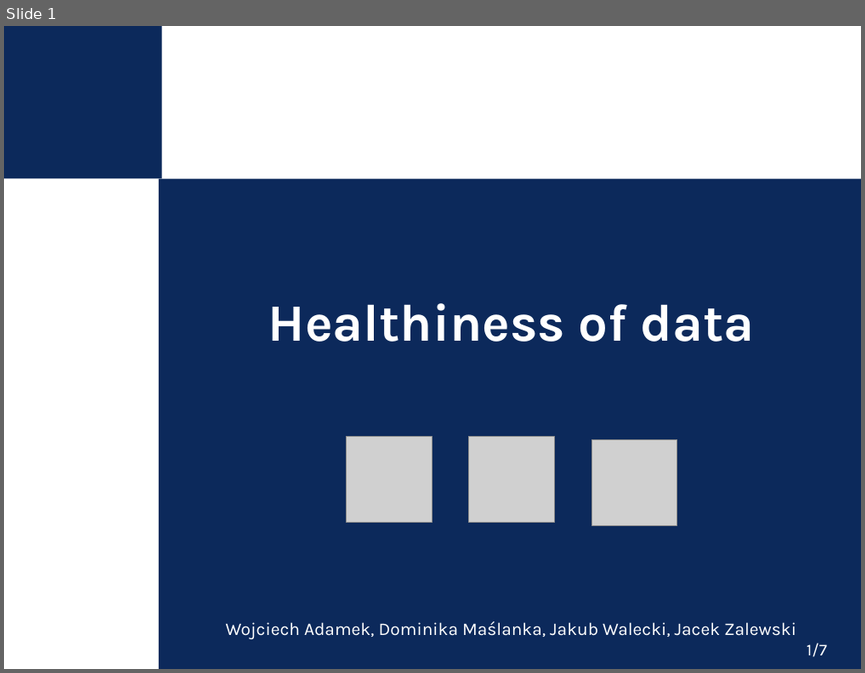
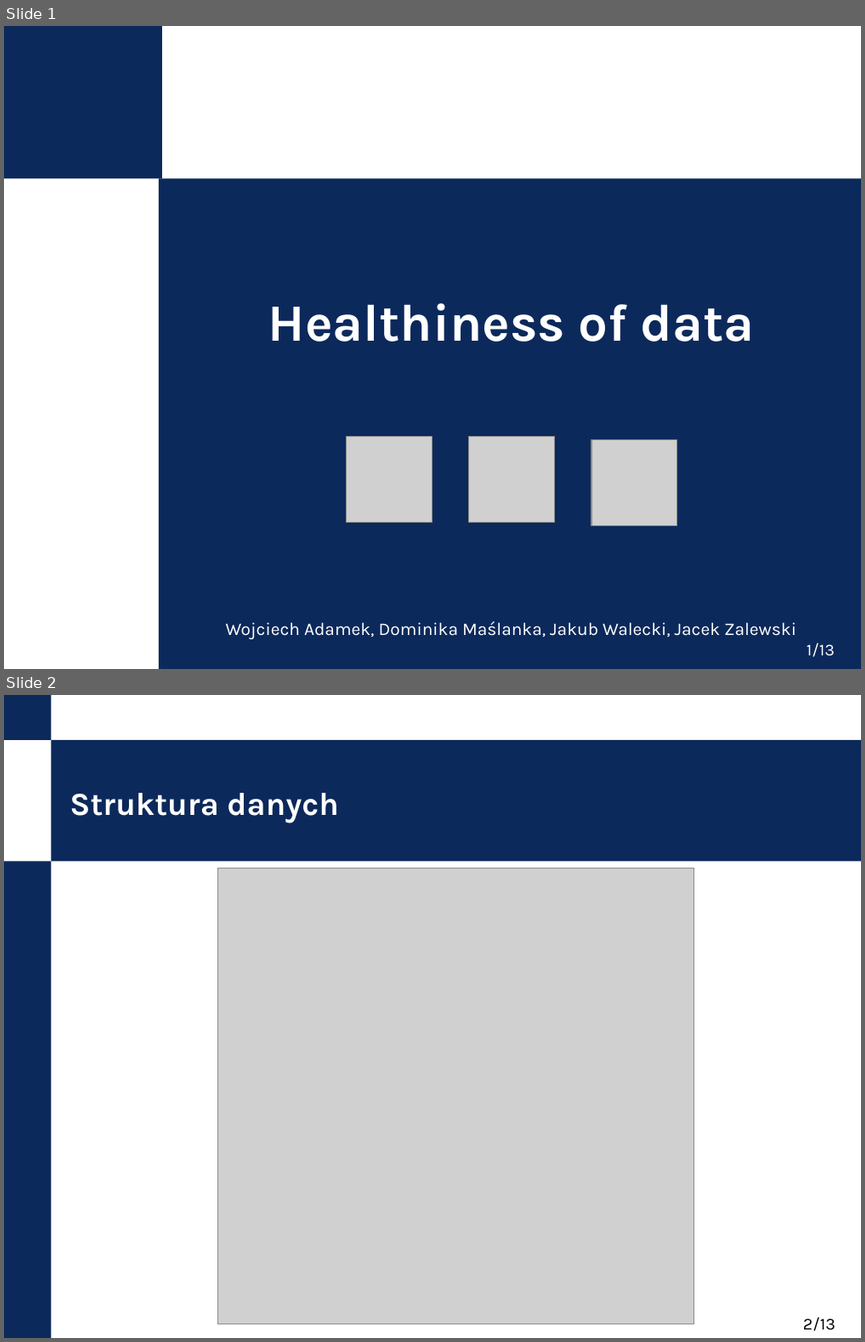
Before and after one commit to nokia-wroclaw/innovativeprojects-healthiness-of-data, a slide deck: KPZ_demo_prezentacja.pptx. Shown one above the other, each under a label of ours: slide 1 before the commit, slides 1 and 2 after it. The pictures are 865x673 and 865x1342 pixels, drawn with LibreOffice and Linux fonts; fonts in the diff are those of the drawing; grey boxes stand for pictures; background and template pictures are left out. Boxes give left, top, right and bottom in pixels: in the first picture for what was removed or moved away, otherwise in the second. Text is boxed around its words. In the diff, an @@ line names an element or a change of style, - is before the commit and + after.

```diff
--- a/KPZ_demo_prezentacja.pptx
+++ b/KPZ_demo_prezentacja.pptx
@@ slide 2 added at [4, 695, 861, 1338], background #FFFFFF @@
@@ rectangle added at [4, 695, 51, 740], fill #0C295B @@
@@ rectangle added at [51, 740, 861, 862], fill #0C295B @@
@@ title added at [69, 793, 338, 823], 27 pt, text #FFFFFF, bold @@
+Struktura danych
@@ rectangle added at [4, 862, 51, 1338], fill #0C295B @@
@@ picture added at [218, 868, 694, 1324] @@
@@ page number added at [803, 1316, 835, 1331], 14 pt, text #000000 @@
+2/13
@@ page number at [806, 642, 834, 657]: text changed @@
-1/7
+1/13
```
Also in this commit, not shown: 5 slides changed, 6 other slides added, 7 slides removed, 4 other files.
